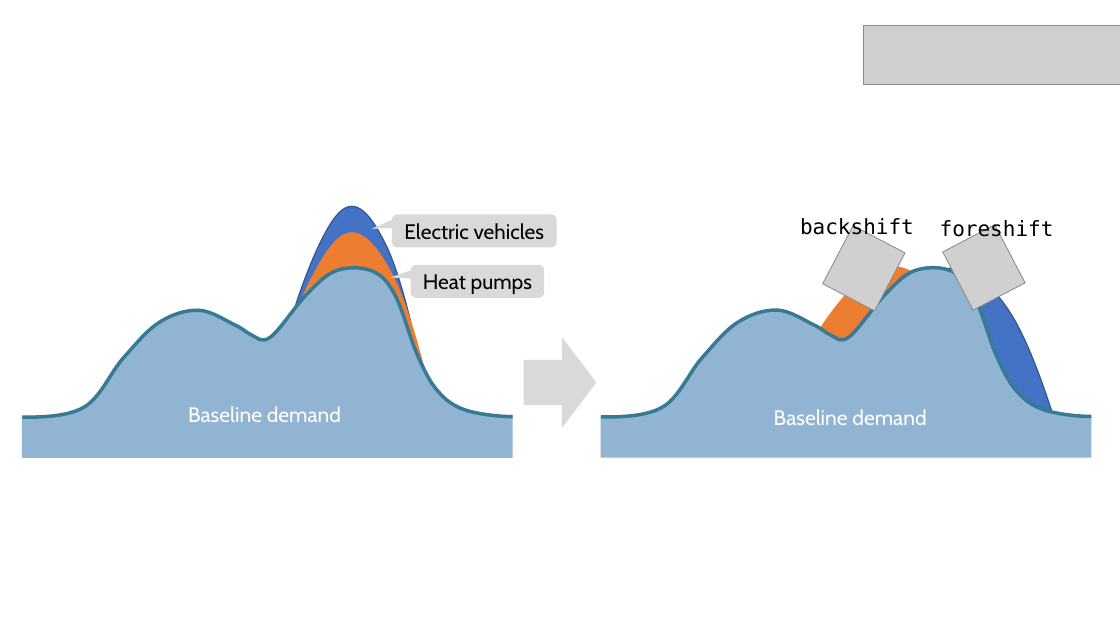
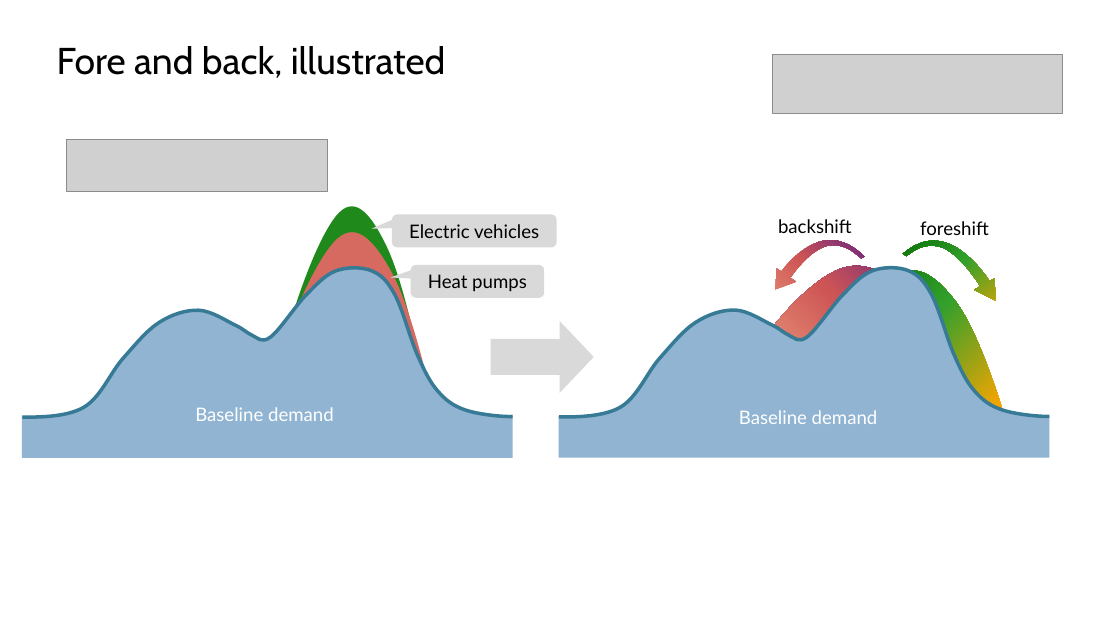
Before and after one commit to cvmartin/eflows.site, a slide deck: slide 5 of support/support_eflows.pptx (slide 17 before the commit). Drawn at 1120x630 pixels with LibreOffice and Linux fonts; fonts in the diff are those of the drawing; grey boxes stand for pictures. Boxes give left, top, right and bottom in pixels: in the first picture for what was removed or moved away, otherwise in the second. Text is boxed around its words. In the diff, an @@ line names an element or a change of style, - is before the commit and + after.

```diff
--- a/support/support_eflows.pptx
+++ b/support/support_eflows.pptx
@@ text added at bbox=[57, 46, 446, 78], 32 pt, text #000000 @@
+Fore and back, illustrated
@@ picture: place and size @@
-picture at bbox=[864, 25, 1120, 85]
+picture at bbox=[773, 55, 1064, 114]
@@ picture added at bbox=[66, 139, 327, 191] @@
@@ freeform shape at bbox=[283, 207, 427, 393]: fill #4472C4 to #1F891B; outline #325491 1 pt to none @@
@@ rounded speech box "foreshift" at bbox=[876, 208, 1033, 248]: size 18 to 16 pt, font DejaVu Sans Mono to Lato @@
@@ freeform shape at bbox=[275, 232, 436, 414]: fill #ED7D31 to #D66A61 @@
@@ rounded speech box "backshift" at bbox=[736, 210, 893, 243]: size 18 to 16 pt, font DejaVu Sans Mono to Lato @@
@@ freeform shape added at bbox=[766, 218, 865, 318], fill gradient #E9967A to #CD5555 to #551A8B @@
@@ picture removed at bbox=[822, 226, 905, 312] @@
@@ freeform shape added at bbox=[903, 219, 1005, 327], fill gradient #FFA500 to #33A02C to #006400 @@
@@ picture removed at bbox=[943, 225, 1025, 310] @@
@@ 3 rounded speech boxes, 1 rectangle, 1 freeform shape: place and size @@
-3 rounded speech boxes, 1 rectangle, 1 freeform shape at bbox=[601, 208, 1091, 458]
+3 rounded speech boxes, 1 rectangle, 1 freeform shape at bbox=[559, 208, 1049, 458]
@@ freeform shape: place and size @@
-freeform shape at bbox=[778, 266, 1014, 448]
+freeform shape at bbox=[762, 266, 959, 365]
@@ freeform shape at bbox=[762, 266, 959, 365]: fill #ED7D31 to gradient #E9967A to #CD5555 to #551A8B @@
@@ freeform shape: place and size @@
-freeform shape at bbox=[855, 268, 1065, 455]
+freeform shape at bbox=[830, 271, 1002, 409]
@@ freeform shape at bbox=[830, 271, 1002, 409]: fill #4472C4 to gradient #FFA500 to #33A02C to #006400; outline #325491 1 pt to none @@
@@ up arrow: place and size @@
-up arrow at bbox=[524, 337, 597, 428]
+up arrow at bbox=[491, 322, 594, 393]
@@ size 18 to 16 pt, font Cabin to Lato in 4 elements at bbox=[166, 394, 363, 435], bbox=[411, 265, 544, 297], bbox=[392, 214, 557, 247], bbox=[710, 397, 907, 439] @@
```
Also in this commit, not shown: 6 other slides changed, 3 slides added, 6 slides removed, 14 other files.
